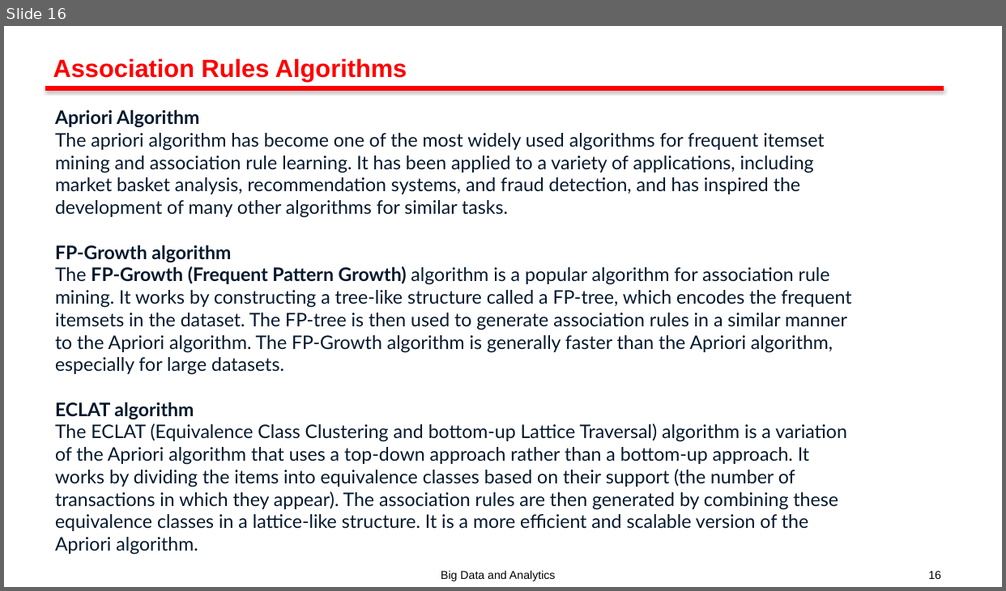
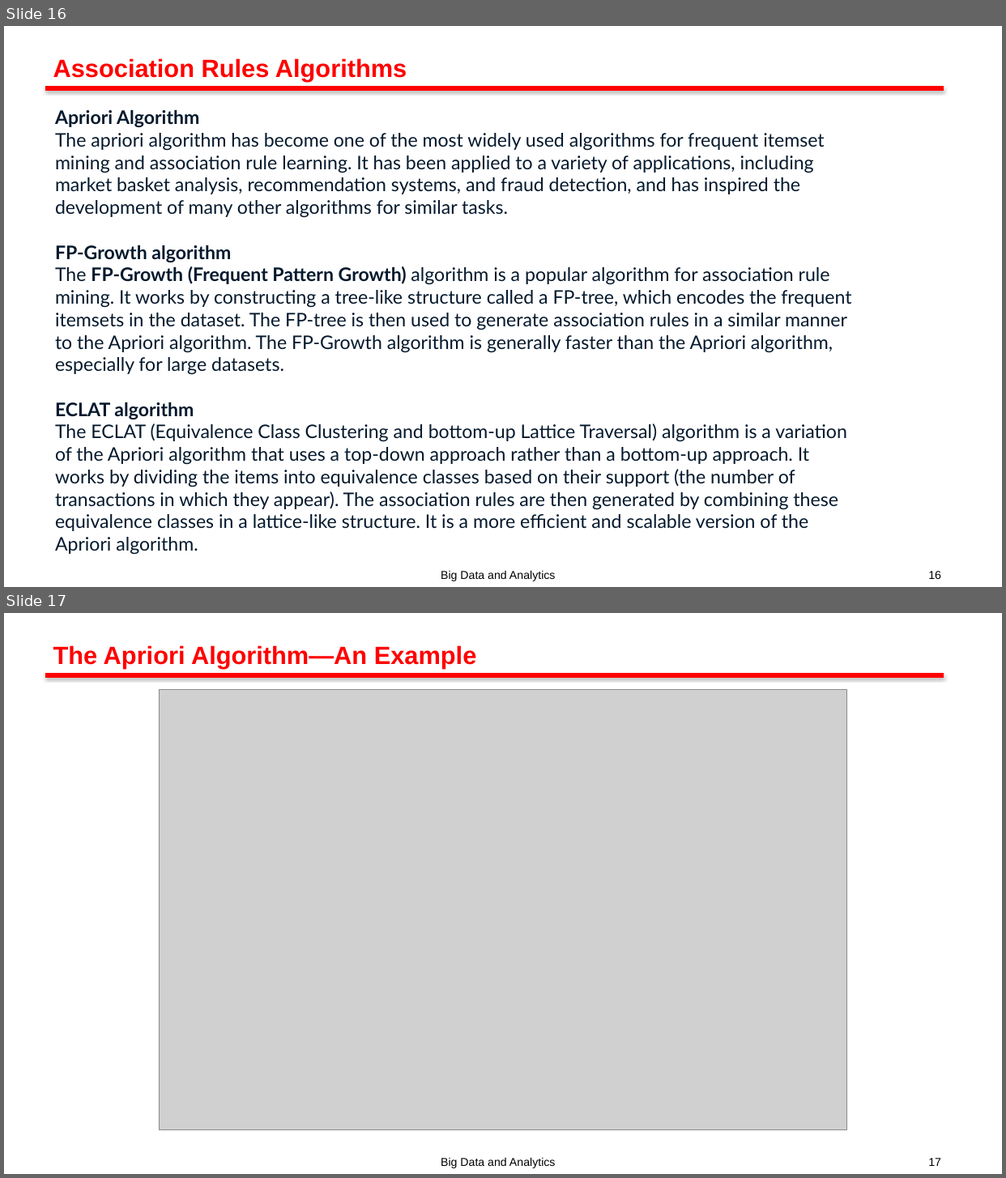
Before and after one commit to yubarajkafle/Course-materials-for-BDA601-Big-Data-Analytics-Torrens-University-, a slide deck: Lecture Slides/S10.pptx. Shown one above the other, each under a label of ours: slide 16 before the commit, slides 16 and 17 after it. The pictures are 1006x591 and 1006x1178 pixels, drawn with LibreOffice and Linux fonts; fonts in the diff are those of the drawing; grey boxes stand for pictures; background and template pictures are left out. Boxes give left, top, right and bottom in pixels: in the first picture for what was removed or moved away, otherwise in the second. Text is boxed around its words. In the diff, an @@ line names an element or a change of style, - is before the commit and + after.

```diff
--- a/Lecture Slides/S10.pptx
+++ b/Lecture Slides/S10.pptx
@@ slide 17 added at box(4, 613, 1002, 1174), background #FFFFFF; not listed: 1 template element that a slide beside it also shows @@
@@ title added at box(53, 645, 477, 668), 24 pt, text #FF0000, bold @@
+The Apriori Algorithm—An Example
@@ picture added at box(159, 689, 846, 1131) @@
@@ text added at box(441, 1157, 556, 1169), 11 pt, text #000000 @@
+Big Data and Analytics
@@ page number added at box(928, 1158, 941, 1166), 11 pt, text #000000 @@
+17
```
Also in this commit, not shown: 5 slides changed, 2 other files.
